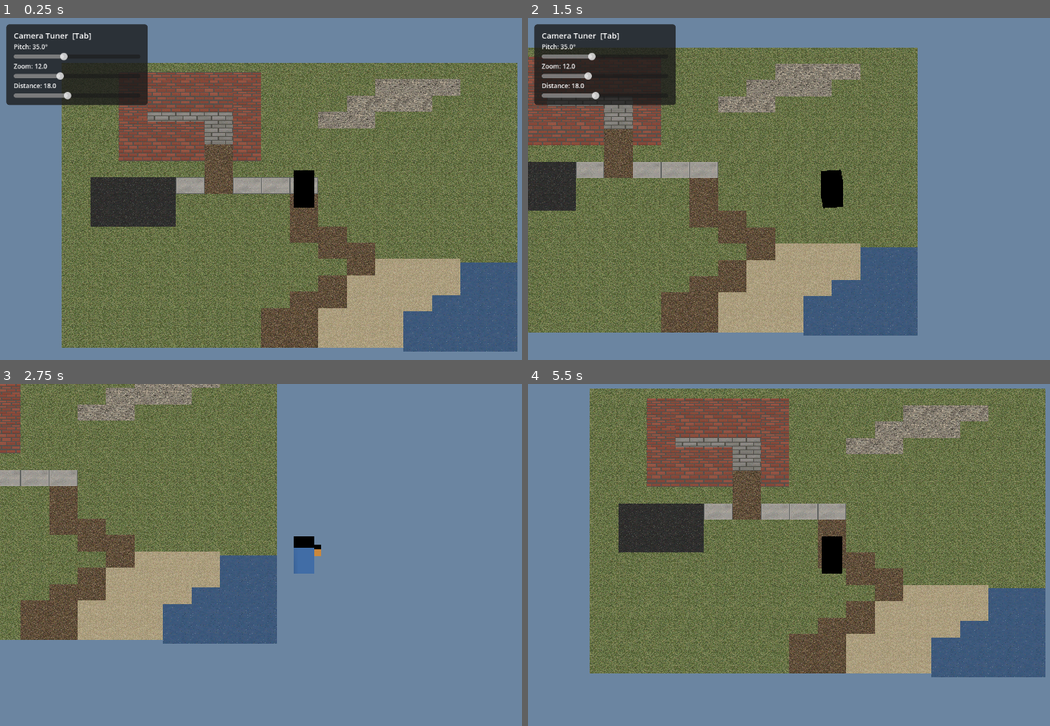
Above: before the commit, frames 1-4 (two rows, left to right).
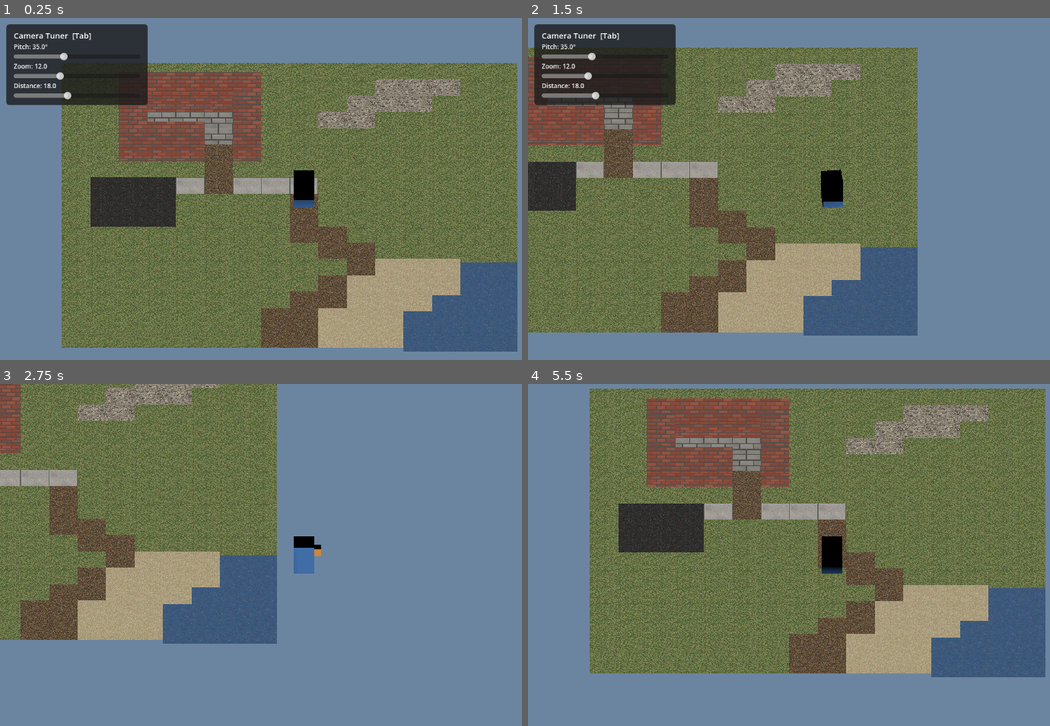
Above: after the commit, the same moments.

Repository: ninthfreak/ActionAdventureVoxel
Game: Godot game, scene res://scenes/main.tscn
Same seed, same stepped clock (60 frames per second), same inputs: the game is played once before the commit and once after it.
Inputs:
- Up to frame 1 (0.25 s): no input
- Up to frame 2 (1.5 s): tap Enter at 0.5 s; hold D (move_right) 0.53-1.28 s; hold Tab (toggle_tuner) 0.53-1.28 s; hold S (move_down) from 1.28 s (still down); tap Tab (toggle_tuner) at 1.35 s
- Up to frame 3 (2.75 s): release S (move_down) at 2.03 s; hold D (move_right) from 2.03 s (still down); hold Tab (toggle_tuner) from 2.03 s (still down)
- Up to frame 4 (5.5 s): release D (move_right) at 2.78 s; release Tab (toggle_tuner) at 2.78 s; hold W (move_up) 2.78-3.53 s; tap Tab (toggle_tuner) at 2.85, 4.35 s; hold Tab (toggle_tuner) 3.53-4.28 s; hold A (move_left) 3.53-5.03 s; hold S (move_down) from 5.03 s (still down); hold Tab (toggle_tuner) from 5.03 s (still down)

The runs differ from the first frame. In frame 1, 28% of the frame differs, in the area x 11-100%, y 13-98%; in frame 2, 22%; in frame 3, 15%; in frame 4, 29%, in the area x 11-100%, y 1-86%.

Commit message:
Bypass Godot OBJ importer — parse OBJ/MTL and build meshes at runtime
The Godot OBJ importer produces semi-transparent materials that
could not be overridden via any material API. Instead, parse OBJ
and MTL files directly with FileAccess, build a single-surface
ArrayMesh with vertex colors per face, and apply one opaque
StandardMaterial3D with vertex_color_use_as_albedo. This guarantees
fully opaque rendering with 1 draw call per block type.

Co-Authored-By: Claude Opus 4.6 <noreply@anthropic.com>
Claude-Session: https://claude.ai/code/session_0168A7UbHfBLMdtnJfLHTF79

Diff:
--- a/scripts/map_builder.gd
+++ b/scripts/map_builder.gd
@@ -20,7 +20,6 @@
 @export var center_map: bool = true
 
 var _mesh_cache: Dictionary = {}
-var _override_cache: Dictionary = {}
 
 func _ready() -> void:
 	if Engine.is_editor_hint():
@@ -59,17 +58,16 @@
 				_add_wall(block_name, Vector3(col_idx, 0.0, row_idx) + offset)
 
 func _add_block(block_name: String, pos: Vector3) -> void:
-	var mesh := _load_mesh(block_name)
+	var mesh := _get_mesh(block_name)
 	if not mesh:
 		return
 	var mi := MeshInstance3D.new()
 	mi.mesh = mesh
 	mi.position = pos
-	_apply_opaque_overrides(mi, block_name)
 	add_child(mi)
 
 func _add_wall(block_name: String, pos: Vector3) -> void:
-	var mesh := _load_mesh(block_name)
+	var mesh := _get_mesh(block_name)
 	if not mesh:
 		return
 
@@ -78,7 +76,6 @@
 
 	var mi := MeshInstance3D.new()
 	mi.mesh = mesh
-	_apply_opaque_overrides(mi, block_name)
 	body.add_child(mi)
 
 	var col := CollisionShape3D.new()
@@ -90,35 +87,9 @@
 
 	add_child(body)
 
-func _apply_opaque_overrides(mi: MeshInstance3D, block_name: String) -> void:
-	var overrides := _get_overrides(block_name)
-	for i in overrides.size():
-		mi.set_surface_override_material(i, overrides[i])
-
-func _get_overrides(block_name: String) -> Array:
-	if _override_cache.has(block_name):
-		return _override_cache[block_name]
-	var mesh := _load_mesh(block_name)
-	if not mesh:
-		_override_cache[block_name] = []
-		return []
-	var mats: Array = []
-	for i in mesh.get_surface_count():
-		var src := mesh.surface_get_material(i)
-		var fresh := StandardMaterial3D.new()
-		if src is StandardMaterial3D:
-			fresh.albedo_color = Color(src.albedo_color.r, src.albedo_color.g, src.albedo_color.b, 1.0)
-		else:
-			fresh.albedo_color = Color(0.5, 0.5, 0.5, 1.0)
-		fresh.shading_mode = BaseMaterial3D.SHADING_MODE_UNSHADED
-		mats.append(fresh)
-	_override_cache[block_name] = mats
-	return mats
-
-func _load_mesh(block_name: String) -> Mesh:
+func _get_mesh(block_name: String) -> ArrayMesh:
 	if _mesh_cache.has(block_name):
 		return _mesh_cache[block_name]
-	var path := "res://blocks/%s.obj" % block_name
-	var mesh: Mesh = load(path)
+	var mesh := ObjLoader.load_block(block_name)
 	_mesh_cache[block_name] = mesh
 	return mesh
--- /dev/null
+++ b/scripts/obj_loader.gd
@@ -0,0 +1,82 @@
+class_name ObjLoader
+## Parses OBJ + MTL files at runtime and builds an ArrayMesh with vertex
+## colors, bypassing Godot's OBJ importer entirely.
+
+static func load_block(block_name: String) -> ArrayMesh:
+	var obj_path := "res://blocks/%s.obj" % block_name
+	var mtl_path := "res://blocks/%s.mtl" % block_name
+	var colors := _parse_mtl(mtl_path)
+	return _parse_obj(obj_path, colors)
+
+static func _parse_mtl(path: String) -> Dictionary:
+	var colors := {}
+	var f := FileAccess.open(path, FileAccess.READ)
+	if not f:
+		return colors
+	var current_name := ""
+	while not f.eof_reached():
+		var line := f.get_line().strip_edges()
+		if line.begins_with("newmtl "):
+			current_name = line.substr(7).strip_edges()
+		elif line.begins_with("Kd ") and current_name != "":
+			var p := line.split(" ", false)
+			if p.size() >= 4:
+				colors[current_name] = Color(float(p[1]), float(p[2]), float(p[3]))
+	f.close()
+	return colors
+
+static func _parse_obj(path: String, colors: Dictionary) -> ArrayMesh:
+	var verts: Array[Vector3] = []
+	var norms: Array[Vector3] = []
+
+	var tri_v := PackedVector3Array()
+	var tri_n := PackedVector3Array()
+	var tri_c := PackedColorArray()
+
+	var cur_color := Color.WHITE
+	var f := FileAccess.open(path, FileAccess.READ)
+	if not f:
+		return null
+
+	while not f.eof_reached():
+		var line := f.get_line()
+		if line.begins_with("v "):
+			var p := line.split(" ", false)
+			verts.append(Vector3(float(p[1]), float(p[2]), float(p[3])))
+		elif line.begins_with("vn "):
+			var p := line.split(" ", false)
+			norms.append(Vector3(float(p[1]), float(p[2]), float(p[3])))
+		elif line.begins_with("usemtl "):
+			var mat_name := line.substr(7).strip_edges()
+			cur_color = colors.get(mat_name, Color.WHITE)
+		elif line.begins_with("f "):
+			var p := line.split(" ", false)
+			var face_v: Array[int] = []
+			var face_n: Array[int] = []
+			for i in range(1, p.size()):
+				var pair := p[i].split("//")
+				face_v.append(int(pair[0]) - 1)
+				face_n.append(int(pair[1]) - 1)
+			# Fan-triangulate (works for quads and n-gons)
+			for i in range(1, face_v.size() - 1):
+				for idx in [0, i, i + 1]:
+					tri_v.append(verts[face_v[idx]])
+					tri_n.append(norms[face_n[idx]])
+					tri_c.append(cur_color)
+	f.close()
+
+	var arrays := []
+	arrays.resize(Mesh.ARRAY_MAX)
+	arrays[Mesh.ARRAY_VERTEX] = tri_v
+	arrays[Mesh.ARRAY_NORMAL] = tri_n
+	arrays[Mesh.ARRAY_COLOR] = tri_c
+
+	var mesh := ArrayMesh.new()
+	mesh.add_surface_from_arrays(Mesh.PRIMITIVE_TRIANGLES, arrays)
+
+	var mat := StandardMaterial3D.new()
+	mat.vertex_color_use_as_albedo = true
+	mat.shading_mode = BaseMaterial3D.SHADING_MODE_UNSHADED
+	mesh.surface_set_material(0, mat)
+
+	return mesh
